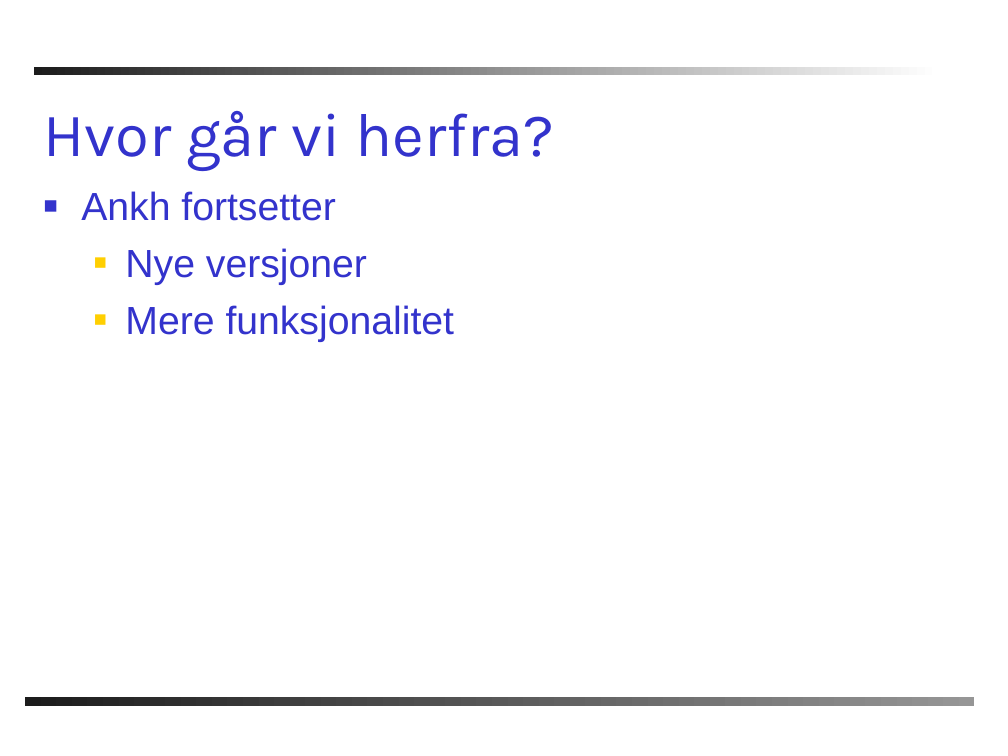
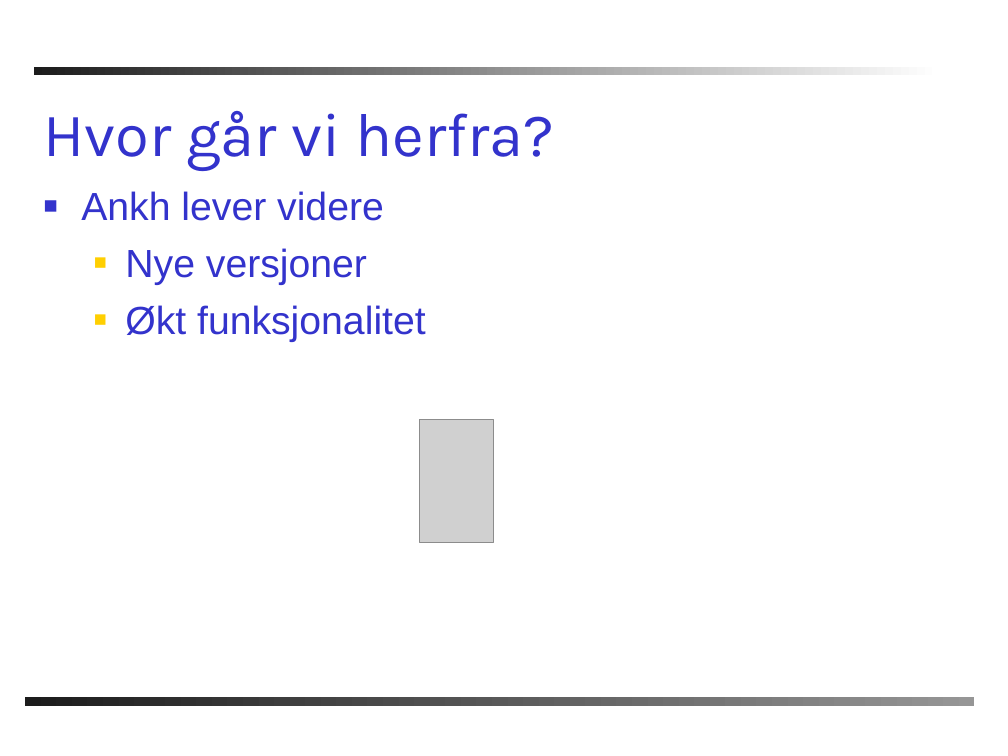
Before and after one commit to windygu/AnkhSVN, a slide deck: slide 19 of doc/powerpoint/Subversion_addin_for_VS.NET.ppt. Drawn at 1008x756 pixels with LibreOffice and Linux fonts; fonts in the diff are those of the drawing; grey boxes stand for pictures; background and template pictures are left out. Boxes give left, top, right and bottom in pixels: in the first picture for what was removed or moved away, otherwise in the second. Text is boxed around its words. In the diff, an @@ line names an element or a change of style, - is before the commit and + after.

```diff
--- a/doc/powerpoint/Subversion_addin_for_VS.NET.ppt
+++ b/doc/powerpoint/Subversion_addin_for_VS.NET.ppt
@@ text at box(81, 191, 384, 221): text changed @@
-■ Ankh fortsetter
+■ Ankh lever videre
@@ text at box(125, 305, 426, 342): text changed @@
-  ■ Mere funksjonalitet
+  ■ Økt funksjonalitet
@@ picture added at box(420, 420, 494, 543) @@
```
Also in this commit, not shown: 9 other slides changed, 2 slides added, 1 slide removed.
